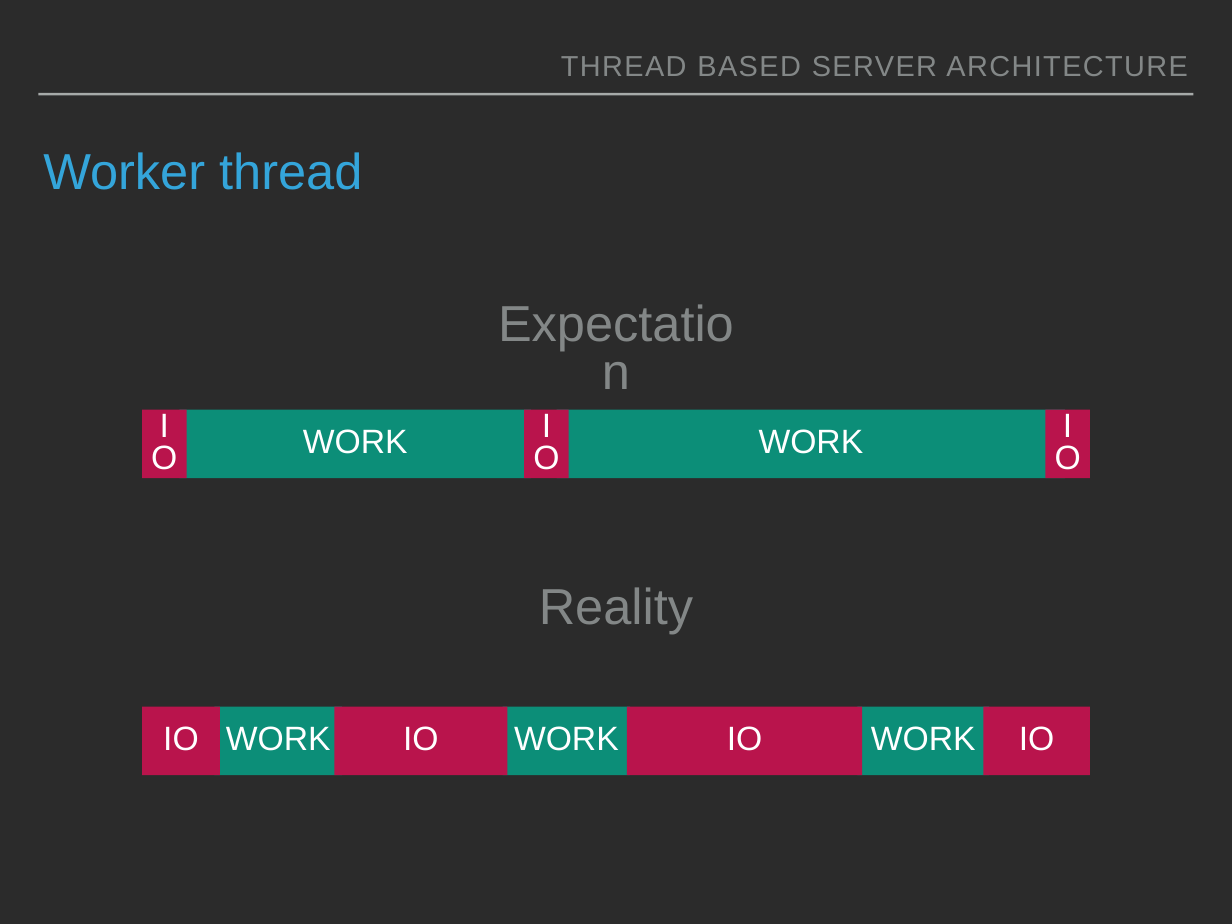
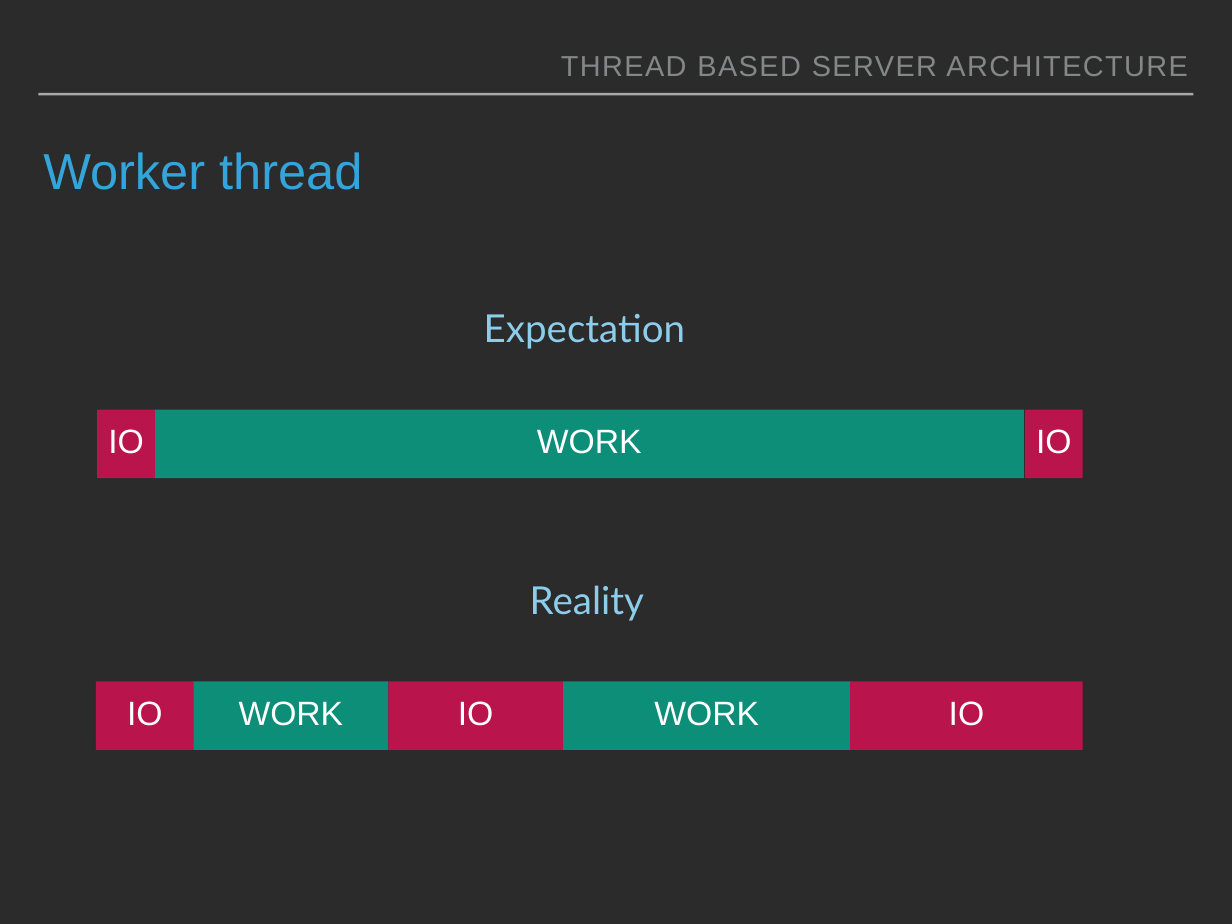
Before and after one commit to neherim/web-service-architectures, a slide deck: slide 9 of slide/Web server architecture.pptx. Drawn at 1232x924 pixels with LibreOffice and Linux fonts; fonts in the diff are those of the drawing. Boxes give left, top, right and bottom in pixels: in the first picture for what was removed or moved away, otherwise in the second. Text is boxed around its words. In the diff, an @@ line names an element or a change of style, - is before the commit and + after.

Commit message:
updated slides

```diff
--- a/slide/Web server architecture.pptx
+++ b/slide/Web server architecture.pptx
@@ text "Expectation" at (484,314,685,349): size 42 to 32 pt, font Arial to Lato, text colour #838787 to #8DCDEC; alignment centre to left; line spacing 0.8 to 1; more space between paragraphs; vertical alignment top to middle @@
@@ rectangle "IO": place and size @@
-rectangle "IO" at (142,410,186,478)
+rectangle "IO" at (97,410,155,478)
@@ rectangle "WORK": place and size @@
-rectangle "WORK" at (557,410,1066,478)
+rectangle "WORK" at (155,410,1024,478)
@@ rectangle removed at (179,410,531,478) @@
-WORK
@@ rectangle removed at (524,410,568,478) @@
-IO
@@ rectangle "IO": place and size @@
-rectangle "IO" at (1046,410,1090,478)
+rectangle "IO" at (1025,410,1083,478)
@@ text "Reality" at (530,585,644,621): size 42 to 32 pt, font Arial to Lato, text colour #838787 to #8DCDEC; alignment centre to left; line spacing 0.8 to 1; more space between paragraphs; vertical alignment top to middle @@
@@ text "Reality": place and size @@
-text "Reality" at (539,587,693,633)
+text "Reality" at (530,585,644,621)
@@ rectangle "IO": place and size @@
-rectangle "IO" at (142,707,220,775)
+rectangle "IO" at (96,682,194,750)
@@ rectangle "WORK": place and size @@
-rectangle "WORK" at (215,707,342,775)
+rectangle "WORK" at (193,682,389,750)
@@ rectangle "IO": place and size @@
-rectangle "IO" at (334,707,508,775)
+rectangle "IO" at (388,682,562,750)
@@ rectangle "WORK": place and size @@
-rectangle "WORK" at (503,707,630,775)
+rectangle "WORK" at (562,682,851,750)
@@ rectangle "IO": place and size @@
-rectangle "IO" at (983,707,1090,775)
+rectangle "IO" at (850,682,1082,750)
@@ rectangle removed at (627,707,863,775) @@
-IO
@@ rectangle removed at (858,707,989,775) @@
-WORK
```
Also in this commit, not shown: 10 other slides changed, 2 slides added, 1 other file.
